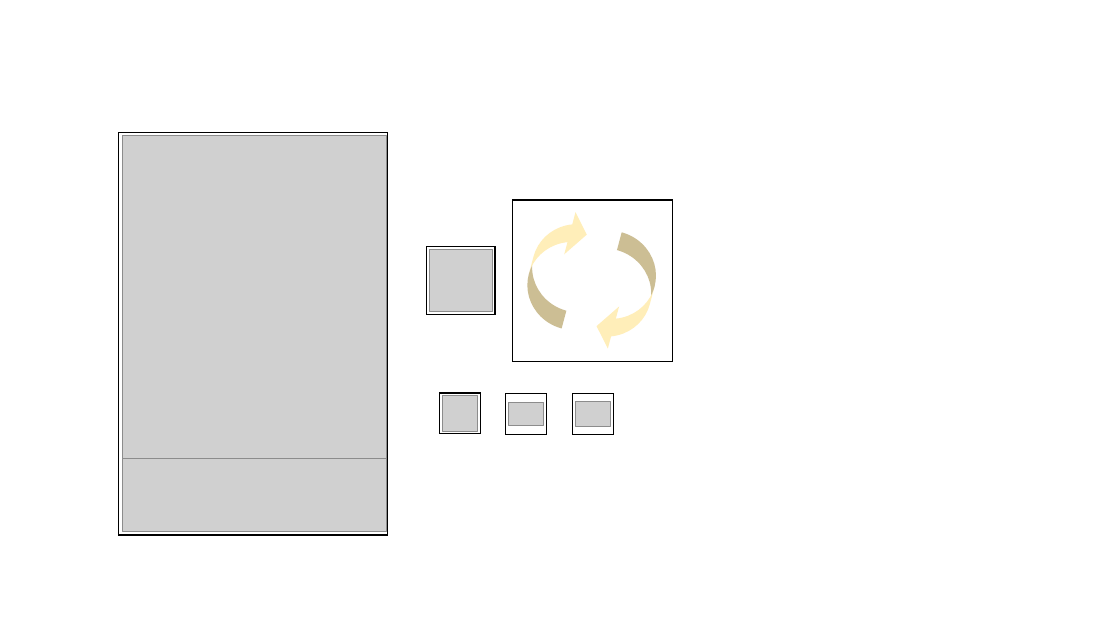
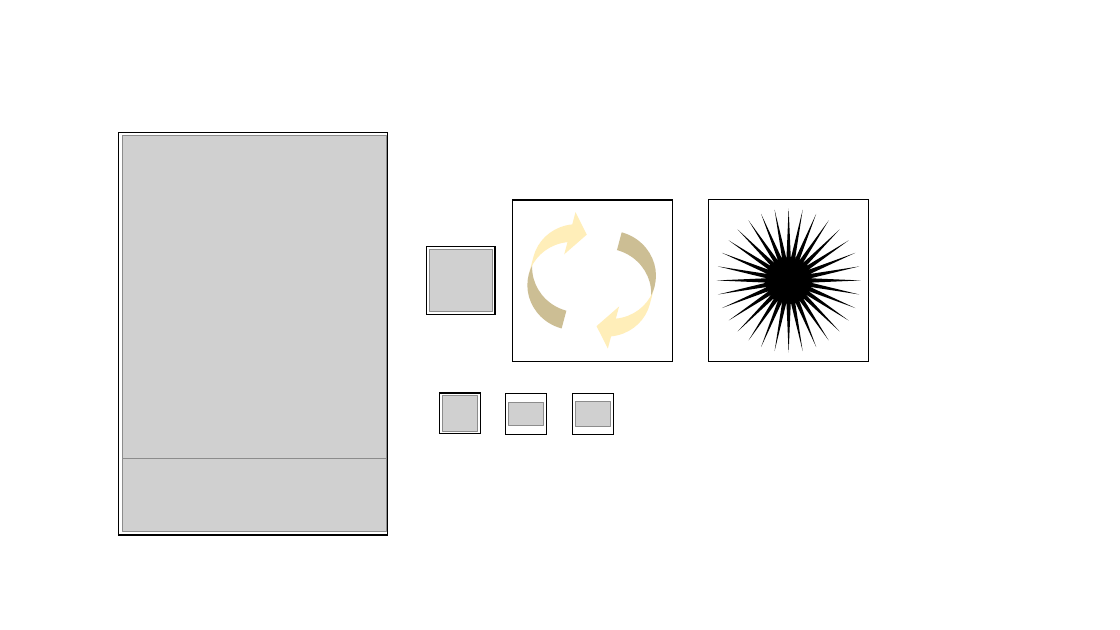
Before and after one commit to TT-3-14159265358979323846264338/towerdefense2, a slide deck: slide 1 of gacha.pptx. Drawn at 1120x630 pixels with LibreOffice and Linux fonts; fonts in the diff are those of the drawing; grey boxes stand for pictures. Boxes give left, top, right and bottom in pixels: in the first picture for what was removed or moved away, otherwise in the second. Text is boxed around its words. In the diff, an @@ line names an element or a change of style, - is before the commit and + after.

```diff
--- a/gacha.pptx
+++ b/gacha.pptx
@@ rectangle added at <box>708,200,869,361</box>, fill #FFFFFF, outline #000000 1 pt @@
@@ star added at <box>717,208,861,353</box>, fill #000000 @@
```
